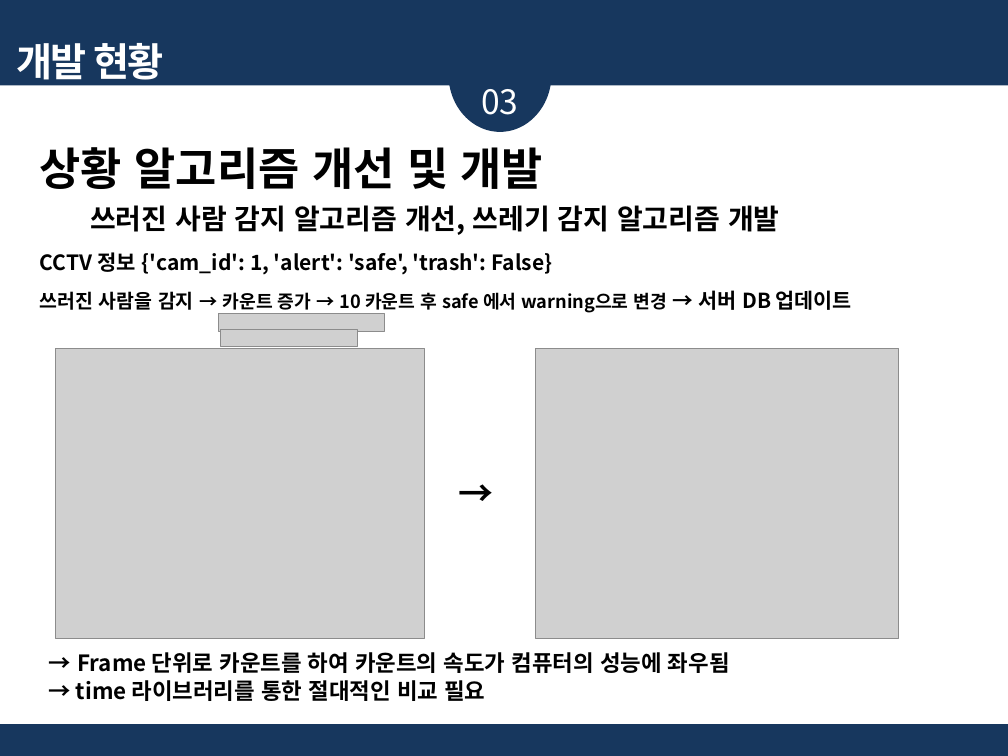
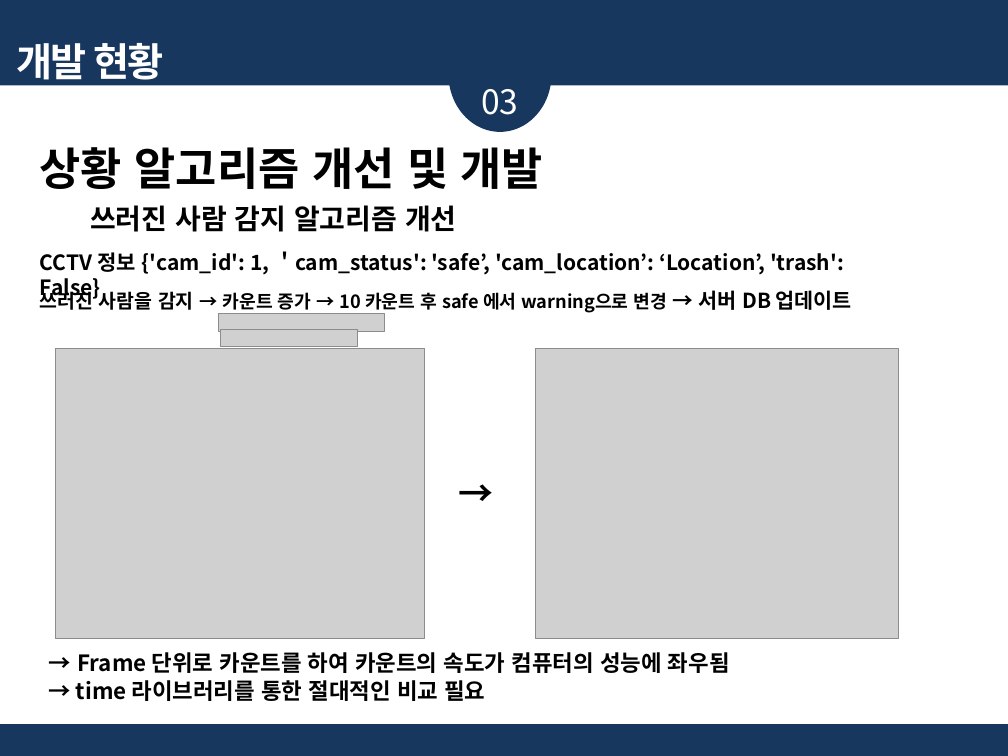
Before and after one commit to jinujeon/ICE_CAP, a slide deck: slide 8 of Docs/201402750 임광효/기술발표_프린트용_201402750_임광효.pptx (slide 11 before the commit). Drawn at 1008x756 pixels with LibreOffice and Linux fonts; fonts in the diff are those of the drawing; grey boxes stand for pictures. Boxes give left, top, right and bottom in pixels: in the first picture for what was removed or moved away, otherwise in the second. Text is boxed around its words. In the diff, an @@ line names an element or a change of style, - is before the commit and + after.

Commit message:
Update Files

```diff
--- a/Docs/201402750 임광효/기술발표_프린트용_201402750_임광효.pptx
+++ b/Docs/201402750 임광효/기술발표_프린트용_201402750_임광효.pptx
@@ text at box(90, 205, 457, 232): text changed @@
-  쓰러진 사람 감지 알고리즘 개선, 쓰레기 감지 알고리즘 개발
+  쓰러진 사람 감지 알고리즘 개선
@@ text at box(40, 251, 844, 300): text changed @@
-CCTV 정보 {'cam_id': 1, 'alert': 'safe', 'trash': False}
+CCTV 정보 {'cam_id': 1, ＇cam_status': 'safe’, 'cam_location’: ‘Location’, 'trash': False}
```
Also in this commit, not shown: 2 other slides changed, 3 slides removed.
